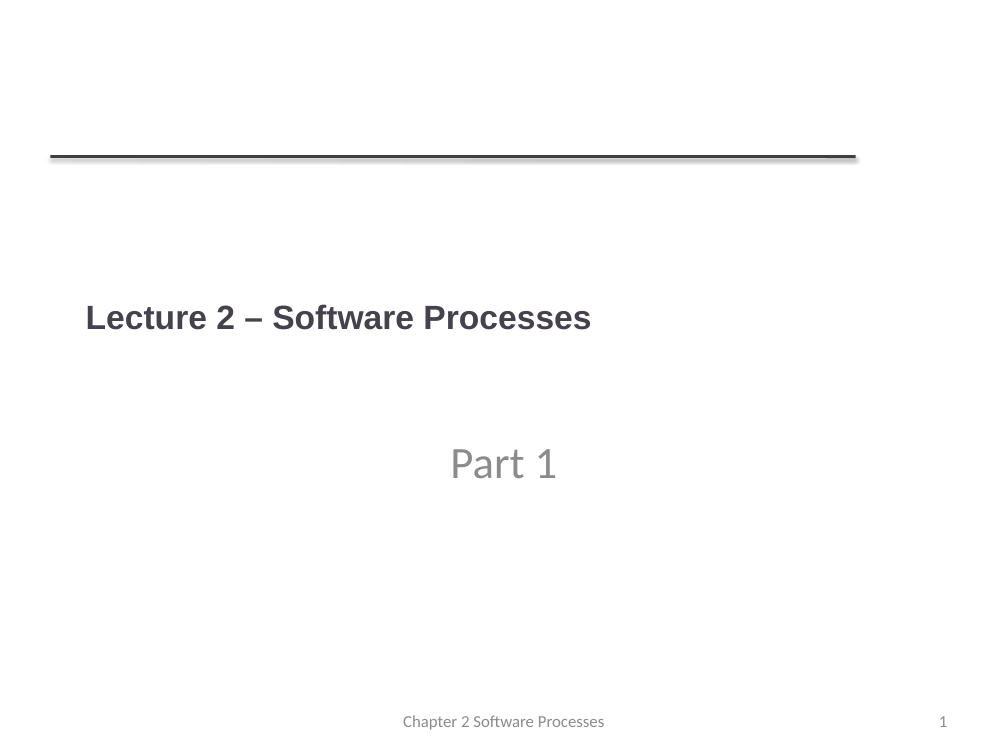
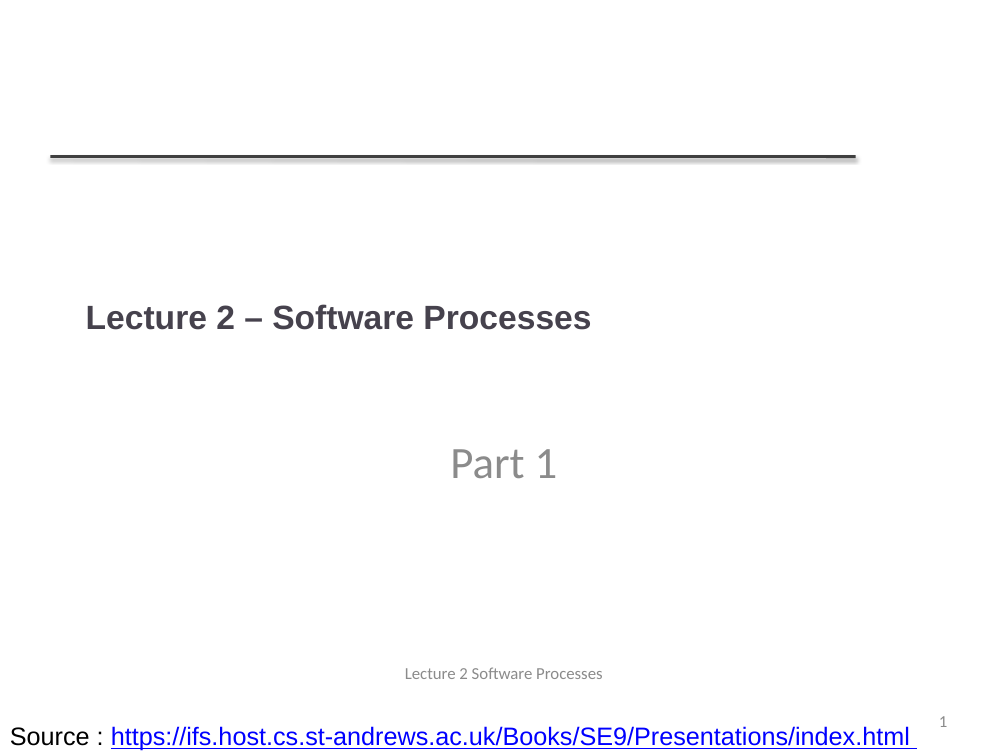
Before and after one commit to FurkanGozukara/Software-Engineering-CSE307-2020, a slide deck: slide 1 of lecture slides/Chapter 2 - Software Processes.pptx. Drawn at 1008x756 pixels with LibreOffice and Linux fonts; fonts in the diff are those of the drawing; background and template pictures are left out. Boxes give left, top, right and bottom in pixels: in the first picture for what was removed or moved away, otherwise in the second. Text is boxed around its words. In the diff, an @@ line names an element or a change of style, - is before the commit and + after.

```diff
--- a/lecture slides/Chapter 2 - Software Processes.pptx
+++ b/lecture slides/Chapter 2 - Software Processes.pptx
@@ text at <box>405,667,603,679</box>: text changed @@
-Chapter 2 Software Processes
+Lecture 2 Software Processes
@@ text added at <box>10,726,910,751</box>, 18 pt, text #0000FF, underline @@
+Source : https://ifs.host.cs.st-andrews.ac.uk/Books/SE9/Presentations/index.html
```
Also in this commit, not shown: 54 other slides changed, 5 other files.
